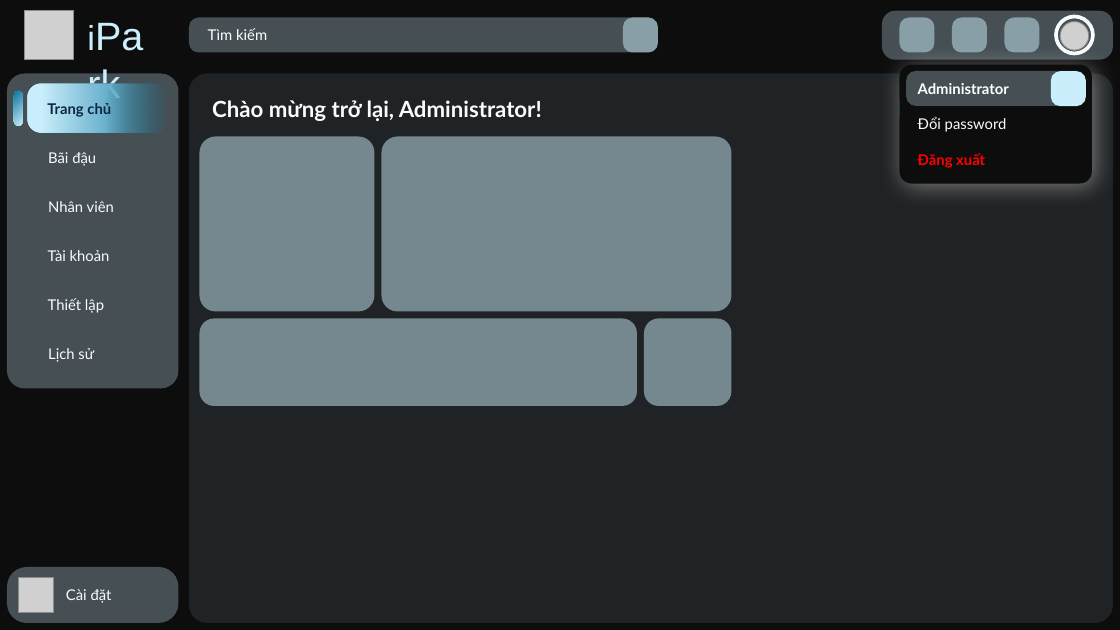
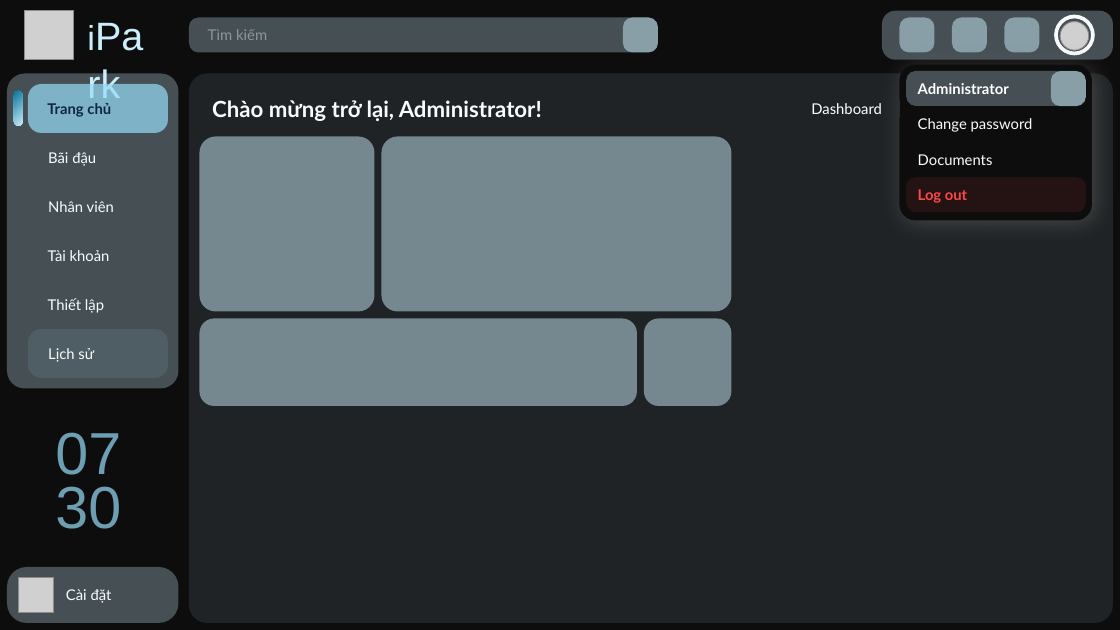
Before and after one commit to 1172005thinh/HCMUT-SmartParking-System, a slide deck: slide 15 of design/UI_UX/ui_concept.pptx (slide 9 before the commit). Drawn at 1120x630 pixels with LibreOffice and Linux fonts; fonts in the diff are those of the drawing; grey boxes stand for pictures. Boxes give left, top, right and bottom in pixels: in the first picture for what was removed or moved away, otherwise in the second. Text is boxed around its words. In the diff, an @@ line names an element or a change of style, - is before the commit and + after.

```diff
--- a/design/UI_UX/ui_concept.pptx
+++ b/design/UI_UX/ui_concept.pptx
@@ rounded rectangle "Tìm kiếm" at (189,18,659,52): text colour #FFFFFF to #FFFFFF at 40% opacity @@
@@ rounded rectangle "Trang chủ" at (28,84,167,132): fill gradient #CAEEFB to #6BB2CE to #0B76A0 to #96DCF8 at 70% opacity @@
@@ rounded rectangle: place and size @@
-rounded rectangle at (900,65,1092,184)
+rounded rectangle at (900,65,1092,220)
@@ rounded rectangle at (900,65,1092,220): shadow changed @@
@@ rounded rectangle at (1051,71,1085,106): fill #CAEEFB to #CAEEFB at 50% opacity @@
@@ text added at (811,103,881,114), 12 pt, text #FFFFFF @@
+Dashboard
@@ text in rounded rectangle at (918,118,1033,132): text changed @@
-Đổi password
+Change password
@@ 3 rounded rectangles: place and size @@
-3 rounded rectangles at (48,153,985,362)
+3 rounded rectangles at (28,141,1085,378)
@@ rounded rectangle added at (906,177,1085,212), fill #FF4747 at 10% opacity, 12 pt, text #FF4747, bold @@
+Log out
@@ text in rounded rectangle at (918,154,993,165): text changed; text colour #FF0000 to #F8FCFE; bold off @@
-Đăng xuất
+Documents
@@ rounded rectangle "Lịch sử" at (28,329,167,378): fill none to #96DCF8 at 10% opacity @@
@@ text added at (55,432,121,475), 48 pt, text #96DCF8 at 70% opacity @@
+07
@@ text added at (55,486,121,529), 48 pt, text #96DCF8 at 70% opacity @@
+30
```
Also in this commit, not shown: 12 other slides changed, 12 slides added, 1 other file.
